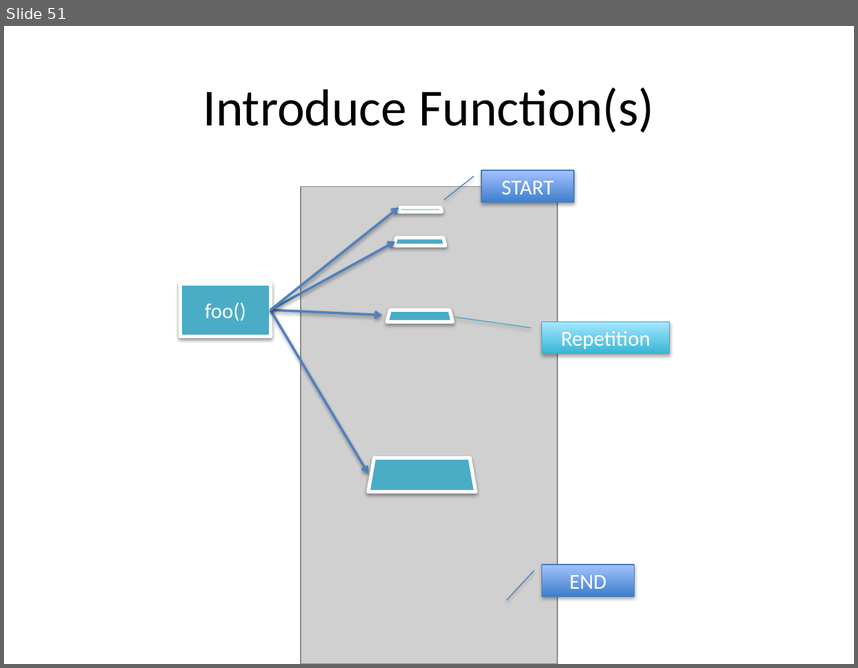
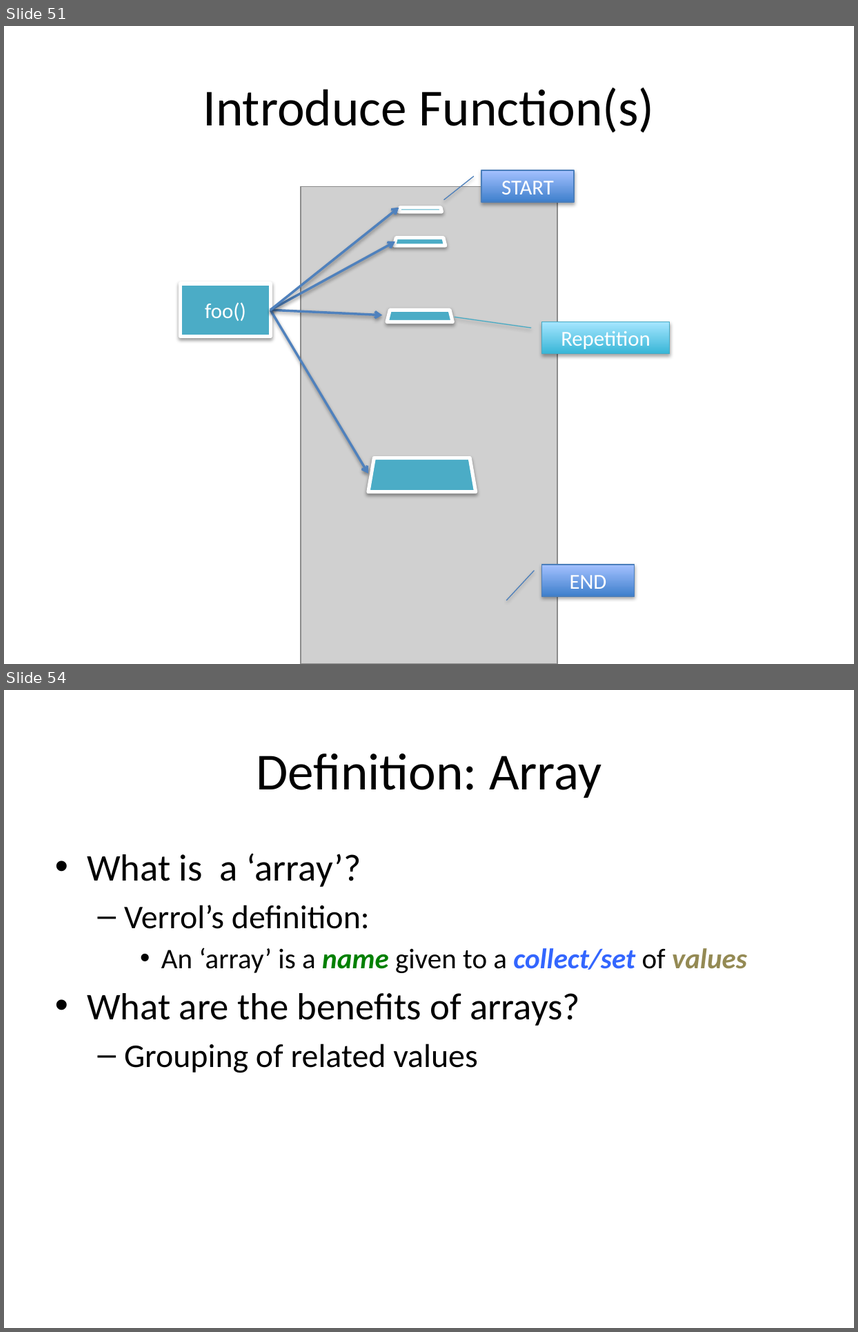
Before and after one commit to xiliax/web-programming-fundamentals, a slide deck: docs/learn-computer-programming.pptx. Shown one above the other, each under a label of ours: slide 51 before the commit, slides 51 and 54 after it; the slides between them are not shown. The pictures are 858x668 and 858x1332 pixels, drawn with LibreOffice and Linux fonts; fonts in the diff are those of the drawing; grey boxes stand for pictures. Boxes give left, top, right and bottom in pixels: in the first picture for what was removed or moved away, otherwise in the second. Text is boxed around its words. In the diff, an @@ line names an element or a change of style, - is before the commit and + after.

Commit message:
Slides and documentation update for c05s10 - Containers: Arrays

```diff
--- a/docs/learn-computer-programming.pptx
+++ b/docs/learn-computer-programming.pptx
@@ slide 54 added at (4, 690, 854, 1328), background #FFFFFF @@
@@ title added at (256, 753, 602, 798), 44 pt, text #000000 @@
+Definition: Array
@@ text added at (87, 853, 747, 1073), 24 pt, text #000000 @@
+• What is a ‘array’?
+  – Verrol’s definition:
+    • An ‘array’ is a name given to a collect/set of values
+• What are the benefits of arrays?
+  – Grouping of related values
```
Also in this commit, not shown: 2 slides changed, 8 other slides added, 1 slide removed, 9 other files.
